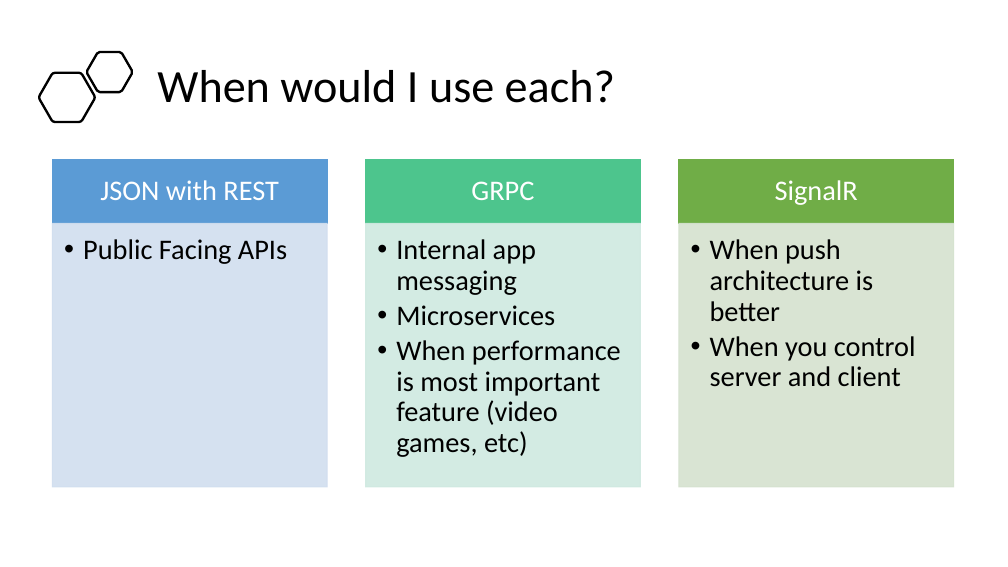
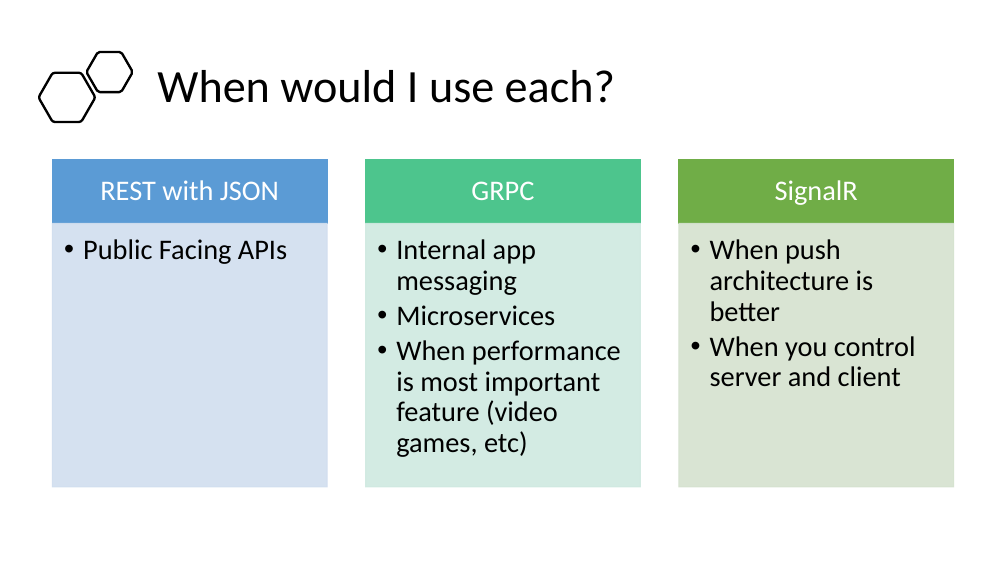
Before and after one commit to ProgrammerAL/Presentations-2020, a slide deck: slide 4 of 2020-04-14 ONETUG App Communication Juxtaposition/Presentation.pptx. Drawn at 1008x567 pixels with LibreOffice and Linux fonts; fonts in the diff are those of the drawing. Boxes give left, top, right and bottom in pixels: in the first picture for what was removed or moved away, otherwise in the second. Text is boxed around its words. In the diff, an @@ line names an element or a change of style, - is before the commit and + after.

Commit message:
Small text changes to the slides

```diff
--- a/2020-04-14 ONETUG App Communication Juxtaposition/Presentation.pptx
+++ b/2020-04-14 ONETUG App Communication Juxtaposition/Presentation.pptx
@@ text at [100,180,279,200]: text changed @@
-JSON with REST
+REST with JSON
```
Also in this commit, not shown: 2 other slides changed.
